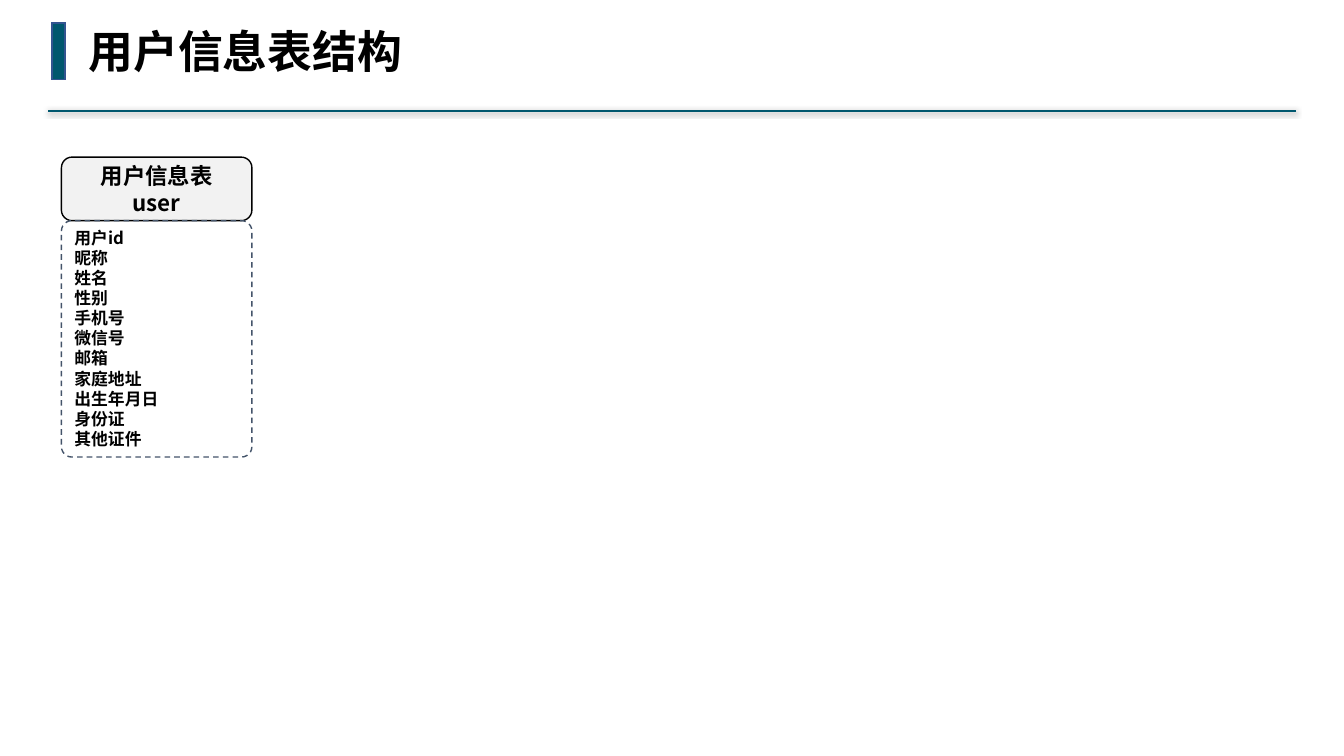
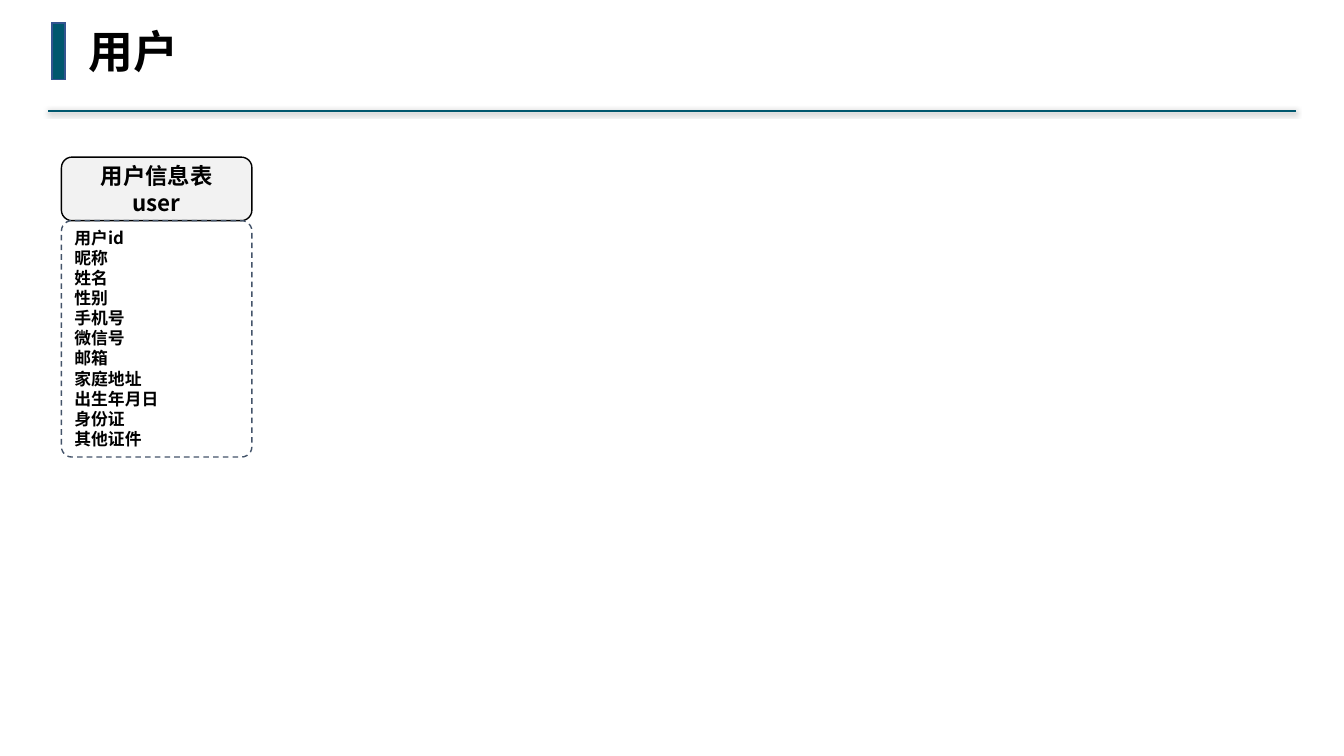
Before and after one commit to buddhachain/buddhaContract, a slide deck: slide 4 of doc/03.角色.pptx. Drawn at 1344x756 pixels with LibreOffice and Linux fonts; fonts in the diff are those of the drawing. Boxes give left, top, right and bottom in pixels: in the first picture for what was removed or moved away, otherwise in the second. Text is boxed around its words. In the diff, an @@ line names an element or a change of style, - is before the commit and + after.

```diff
--- a/doc/03.角色.pptx
+++ b/doc/03.角色.pptx
@@ text at [88,30,178,72]: text changed @@
-用户信息表结构
+用户
```
Also in this commit, not shown: 5 other slides changed, 1 slide added, 1 slide removed, 4 other files.
